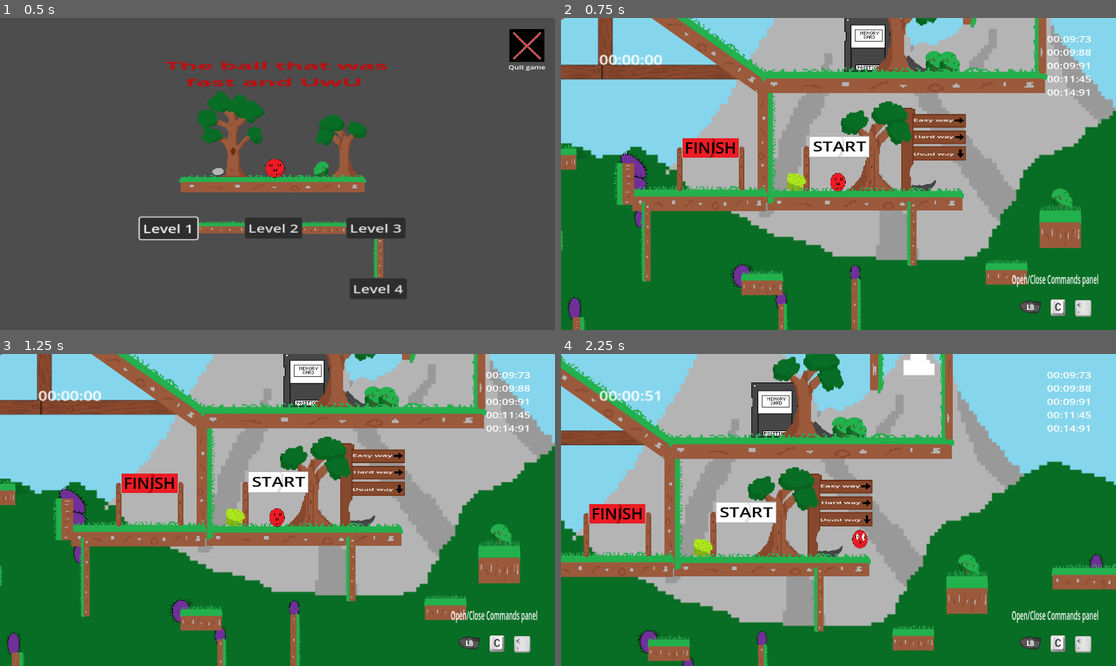
Above: before the commit, frames 1-4 (two rows, left to right).
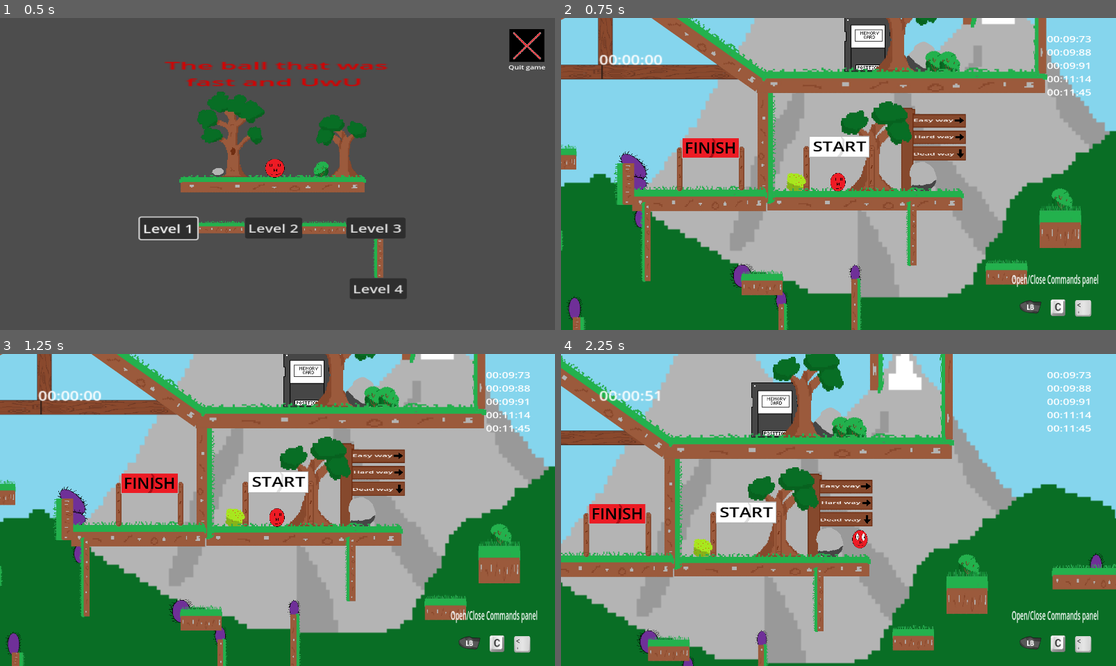
Above: after the commit, the same moments.

Repository: Mahnwe/TheBallThatWasUwU
Game: Godot game, scene res://Scenes/menu.tscn
Same seed, same stepped clock (60 frames per second), same inputs: the game is played once before the commit and once after it.
Inputs (mouse positions are in pixels of both pictures, inside the frame that each line leads up to):
- Up to frame 1 (0.5 s): no input
- Up to frame 2 (0.75 s): click "Level 1" at 0.5 s
- Up to frame 3 (1.25 s): no input
- Up to frame 4 (2.25 s): tap Enter at 1.25 s; move the mouse to (960, 494) at 1.27 s; hold D (move_right) from 1.28 s (still down); tap X (dash) at 1.35 s; click (960, 494) at 1.42 s; tap Space (jump) at 1.52 s; move the mouse to (727, 525) at 2.02 s; tap F (next_level) at 2.1 s

Frame 1 is identical in both runs. In frame 2, 18% of the frame differs, in the area x 0-100%, y 0-90%; in frame 3, 18%; in frame 4, 20%, in the area x 0-100%, y 0-100%.

Commit message:
Add new background sprite and a warning sign in level 1, and test level 1

Diff:
--- a/Ressources/timer_rank_data_level1.json
+++ b/Ressources/timer_rank_data_level1.json
@@ -1 +1 @@
-[9.7333333333334,9.88319033333338,9.91666666666674,11.4500000000001,14.916666666667]
+[9.7333333333334,9.88319033333338,9.91666666666674,11.1495540000001,11.4500000000001]
--- a/Scenes/level1.tscn
+++ b/Scenes/level1.tscn
@@ -20,7 +20,8 @@
 [ext_resource type="PackedScene" uid="uid://dd6m23uhhgmfy" path="res://Scenes/branches_bush.tscn" id="18_ebilh"]
 [ext_resource type="PackedScene" uid="uid://e0nrigj8kq3x" path="res://Scenes/berry_bush.tscn" id="19_8uqwt"]
 [ext_resource type="PackedScene" uid="uid://d1i4adf8kr3mh" path="res://Scenes/wooden_plank.tscn" id="20_fheu7"]
-[ext_resource type="Texture2D" uid="uid://7wxjwwtswujg" path="res://Arts/BackgroundSprite/NewBackgroundSprite.png" id="21_ocefe"]
+[ext_resource type="Texture2D" uid="uid://u2luvsnkt20j" path="res://Arts/BackgroundSprite/NewBackgroundSprite.png" id="21_ocefe"]
+[ext_resource type="PackedScene" uid="uid://6evsxx3ik4ta" path="res://Scenes/warning_sign.tscn" id="22_yjmq3"]
 
 [node name="Level1" type="Node2D"]
 script = ExtResource("1_viwub")
@@ -139,7 +140,7 @@
 scale = Vector2(0.72, 1)
 
 [node name="Spike3" parent="." instance=ExtResource("6_mp22g")]
-position = Vector2(2001, 1283)
+position = Vector2(1503, 987)
 rotation = 1.5708
 scale = Vector2(0.925257, 12.0947)
 
@@ -338,7 +339,7 @@
 scale = Vector2(0.400001, 0.359999)
 
 [node name="Spike24" parent="." instance=ExtResource("6_mp22g")]
-position = Vector2(-3419, 1735)
+position = Vector2(-3446, 1150)
 rotation = -1.5708
 scale = Vector2(1, 11.08)
 
@@ -647,9 +648,12 @@
 
 [node name="Sprite2D" type="Sprite2D" parent="."]
 z_index = -25
-position = Vector2(-922, -54.75)
-scale = Vector2(2.8392, 2.85646)
+position = Vector2(-956, -23.5)
+scale = Vector2(3.00766, 3.11277)
 texture = ExtResource("21_ocefe")
+
+[node name="WarningSign" parent="." instance=ExtResource("22_yjmq3")]
+position = Vector2(-995, -804)
 
 [connection signal="player_exited_game_area" from="GameArea" to="." method="_on_game_area_player_exited_game_area"]
 [connection signal="player_exited_start_area" from="StartArea" to="." method="_on_start_area_player_exited_start_area"]
Not shown: 1 places in Scenes/level1.tscn that only renumber resources
